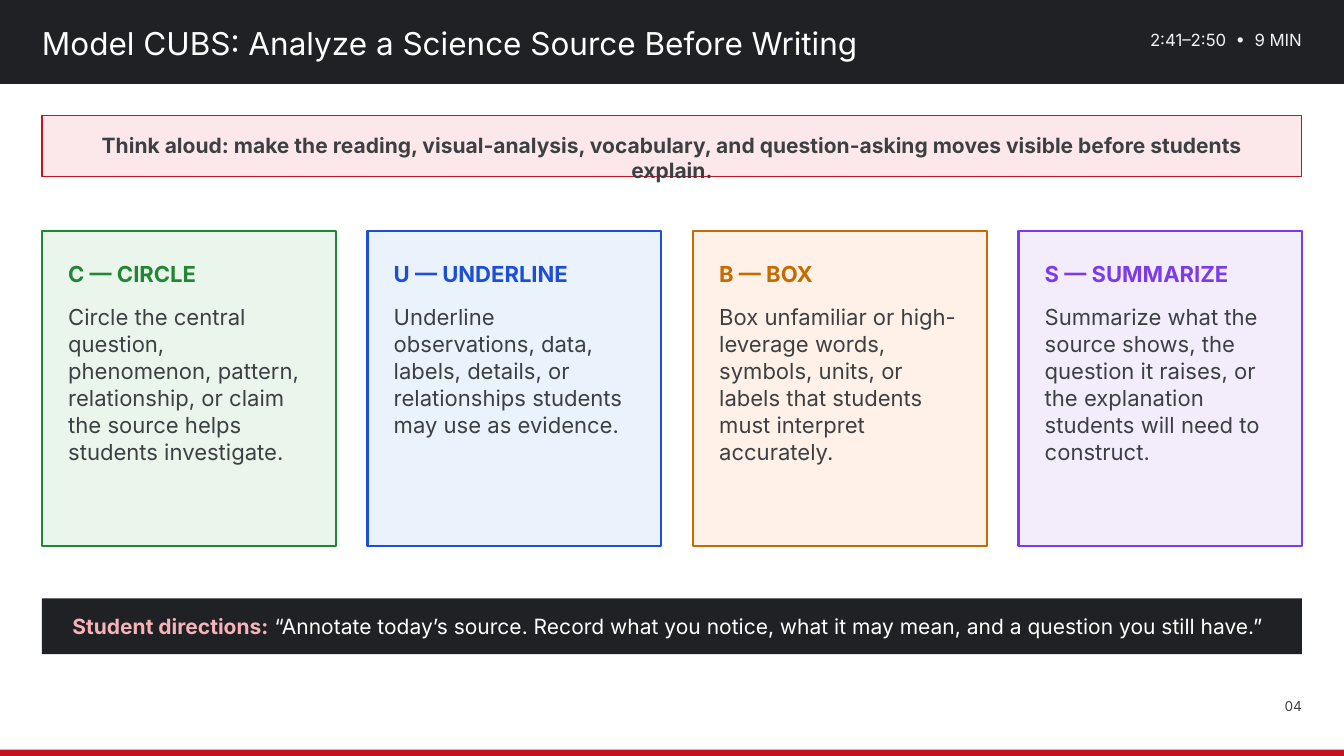
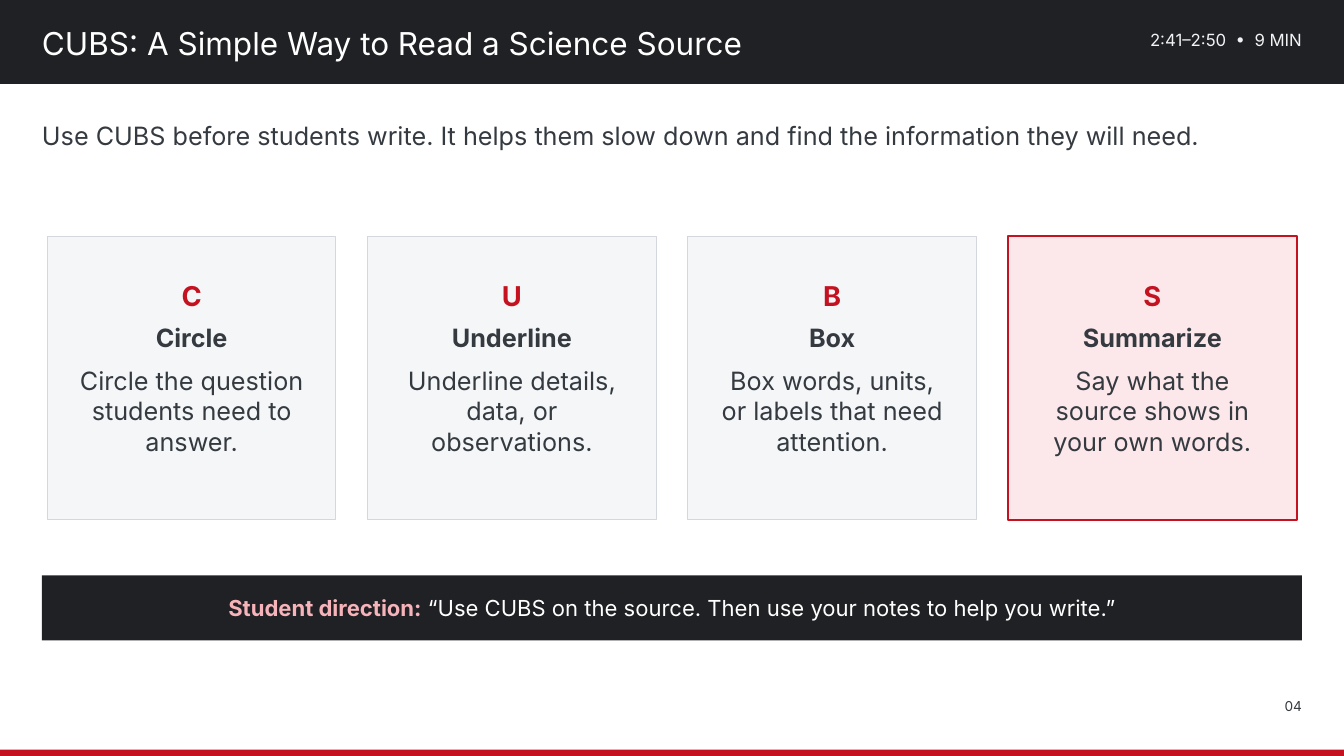
Before and after one commit to nbhs-science/nbhs-science, a slide deck: slide 4 of assets/plc/2026-10-28_Science_Department_PD_Strengthening_Science_Literacy.pptx. Drawn at 1344x756 pixels with LibreOffice and Linux fonts; fonts in the diff are those of the drawing. Boxes give left, top, right and bottom in pixels: in the first picture for what was removed or moved away, otherwise in the second. Text is boxed around its words. In the diff, an @@ line names an element or a change of style, - is before the commit and + after.

Commit message:
Simplify Oct. 28 Science Literacy PD deck
Replace the PD PowerPoint with a teacher-friendly version, correct Claim = pink, Evidence = green, Reasoning = blue, and remove the Biology reference from the cover.

```diff
--- a/assets/plc/2026-10-28_Science_Department_PD_Strengthening_Science_Literacy.pptx
+++ b/assets/plc/2026-10-28_Science_Department_PD_Strengthening_Science_Literacy.pptx
@@ text at (x1=42, y1=31, x2=742, y2=62): text changed @@
-Model CUBS: Analyze a Science Source Before Writing
+CUBS: A Simple Way to Read a Science Source
@@ rectangle removed at (x1=42, y1=116, x2=1302, y2=177) @@
@@ text added at (x1=42, y1=126, x2=1199, y2=151), 24 pt, text #343A40 @@
+Use CUBS before students write. It helps them slow down and find the information they will need.
@@ text removed at (x1=102, y1=137, x2=1241, y2=158) @@
-Think aloud: make the reading, visual-analysis, vocabulary, and question-asking moves visible before students explain.
@@ rectangle resized from (x1=42, y1=231, x2=336, y2=547) to (x1=47, y1=236, x2=336, y2=519) @@
@@ rectangle at (x1=47, y1=236, x2=336, y2=519): fill #EAF5EC to #F5F6F8; outline #238636 2 pt to #D4D8DE 1 pt @@
@@ rectangle resized from (x1=367, y1=231, x2=661, y2=547) to (x1=367, y1=236, x2=656, y2=519) @@
@@ rectangle at (x1=367, y1=236, x2=656, y2=519): fill #EAF2FC to #F5F6F8; outline #1D4ED8 2 pt to #D4D8DE 1 pt @@
@@ rectangle resized from (x1=693, y1=231, x2=987, y2=547) to (x1=688, y1=236, x2=977, y2=519) @@
@@ rectangle at (x1=688, y1=236, x2=977, y2=519): fill #FFF1E7 to #F5F6F8; outline #C56B00 2 pt to #D4D8DE 1 pt @@
@@ rectangle resized from (x1=1018, y1=231, x2=1302, y2=547) to (x1=1008, y1=236, x2=1296, y2=519) @@
@@ rectangle at (x1=1008, y1=236, x2=1296, y2=519): fill #F3ECFB to #FCE8EA; outline #7C3AED 2 pt to #C41220 2 pt @@
@@ text at (x1=80, y1=286, x2=304, y2=452): text changed; size 21 to 24 pt; text colour #3C4043 to #343A40 @@
-C — CIRCLE
-Circle the central question, phenomenon, pattern, relationship, or claim the source helps students investigate.
+C
+Circle
+Circle the question students need to answer.
@@ text at (x1=408, y1=286, x2=615, y2=452): text changed; size 21 to 24 pt; text colour #3C4043 to #343A40 @@
-U — UNDERLINE
-Underline observations, data, labels, details, or relationships students may use as evidence.
+U
+Underline
+Underline details, data, or observations.
@@ text at (x1=722, y1=286, x2=943, y2=452): text changed; size 21 to 24 pt; text colour #3C4043 to #343A40 @@
-B — BOX
-Box unfamiliar or high-leverage words, symbols, units, or labels that students must interpret accurately.
+B
+Box
+Box words, units, or labels that need attention.
@@ text at (x1=1053, y1=286, x2=1251, y2=456): text changed; size 21 to 24 pt; text colour #3C4043 to #343A40 @@
-S — SUMMARIZE
-Summarize what the source shows, the question it raises, or the explanation students will need to construct.
+S
+Summarize
+Say what the source shows in your own words.
@@ rectangle resized from (x1=42, y1=599, x2=1302, y2=655) to (x1=42, y1=575, x2=1302, y2=640) @@
@@ text added at (x1=228, y1=599, x2=1116, y2=621), 21 pt, text #FFFFFF @@
+Student direction: “Use CUBS on the source. Then use your notes to help you write.”
@@ text removed at (x1=72, y1=618, x2=1263, y2=639) @@
-Student directions: “Annotate today’s source. Record what you notice, what it may mean, and a question you still have.”
```
Also in this commit, not shown: 6 other slides changed, 2 slides added, 2 slides removed.
